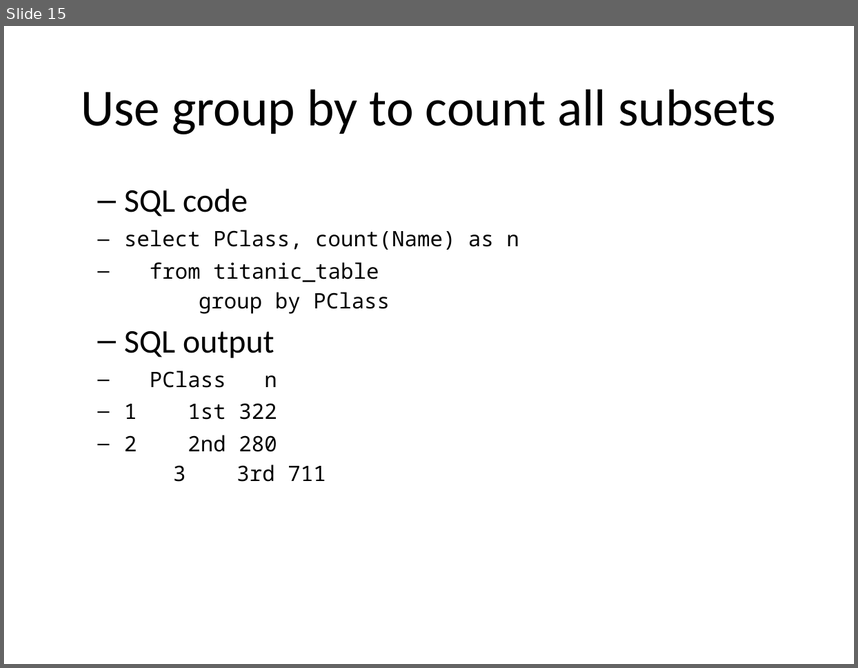
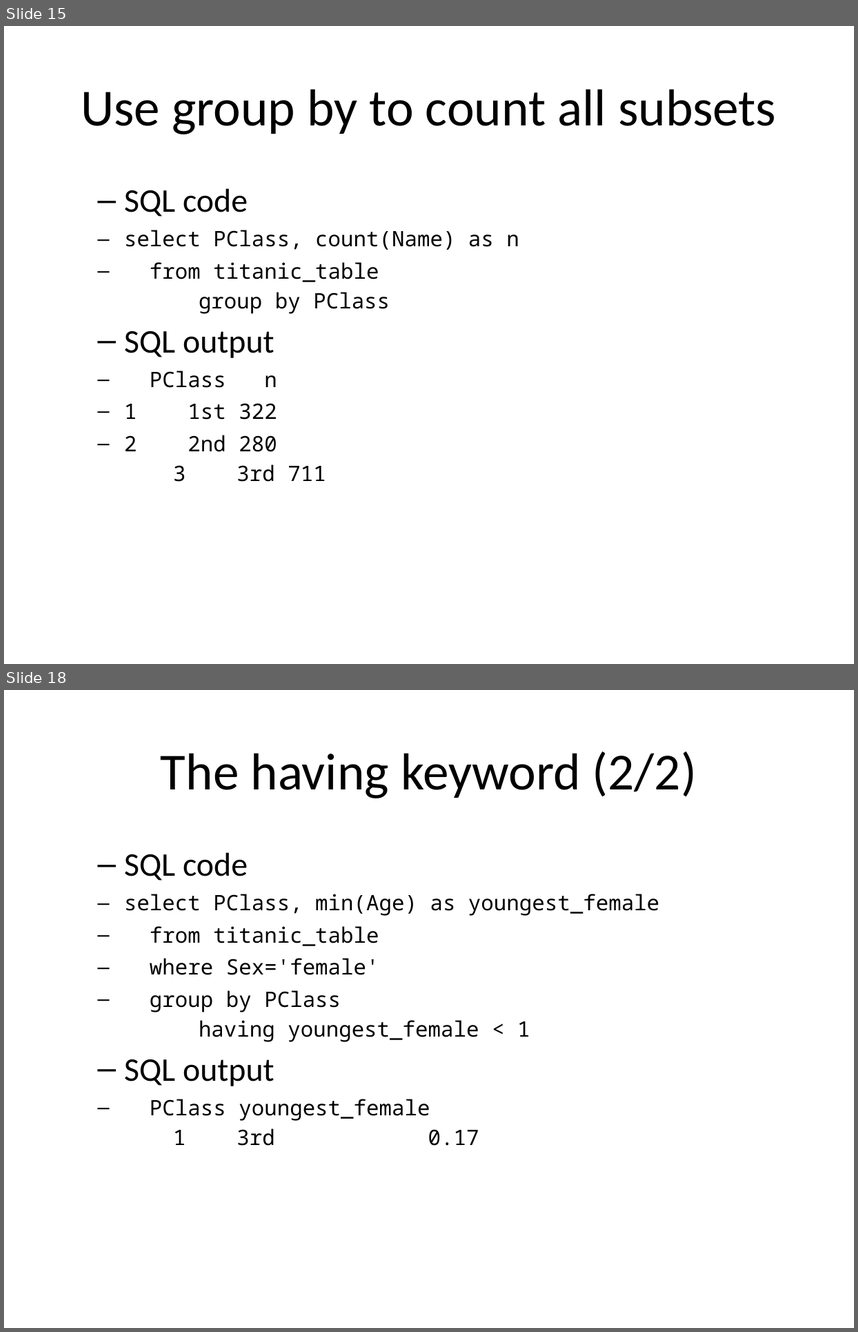
Before and after one commit to pmean/introduction-to-sql, a slide deck: src/stats.pptx. Shown one above the other, each under a label of ours: slide 15 before the commit, slides 15 and 18 after it; the slides between them are not shown. The pictures are 858x668 and 858x1332 pixels, drawn with LibreOffice and Linux fonts; fonts in the diff are those of the drawing. Boxes give left, top, right and bottom in pixels: in the first picture for what was removed or moved away, otherwise in the second. Text is boxed around its words. In the diff, an @@ line names an element or a change of style, - is before the commit and + after.

Commit message:
having keyword in stats.Rmd

```diff
--- a/src/stats.pptx
+++ b/src/stats.pptx
@@ slide 18 added at bbox=[4, 690, 854, 1328], background #FFFFFF @@
@@ title added at bbox=[161, 751, 697, 798], 44 pt, text #000000 @@
+The having keyword (2/2)
@@ text added at bbox=[124, 852, 660, 1145], 18 pt, text #000000 @@
+  – SQL code
+select PClass, min(Age) as youngest_female
+from titanic_table
+where Sex='female'
+group by PClass
+having youngest_female < 1
+  – SQL output
+PClass youngest_female
+1 3rd 0.17
```
Also in this commit, not shown: 2 slides changed, 2 slides removed, 1 other file.
